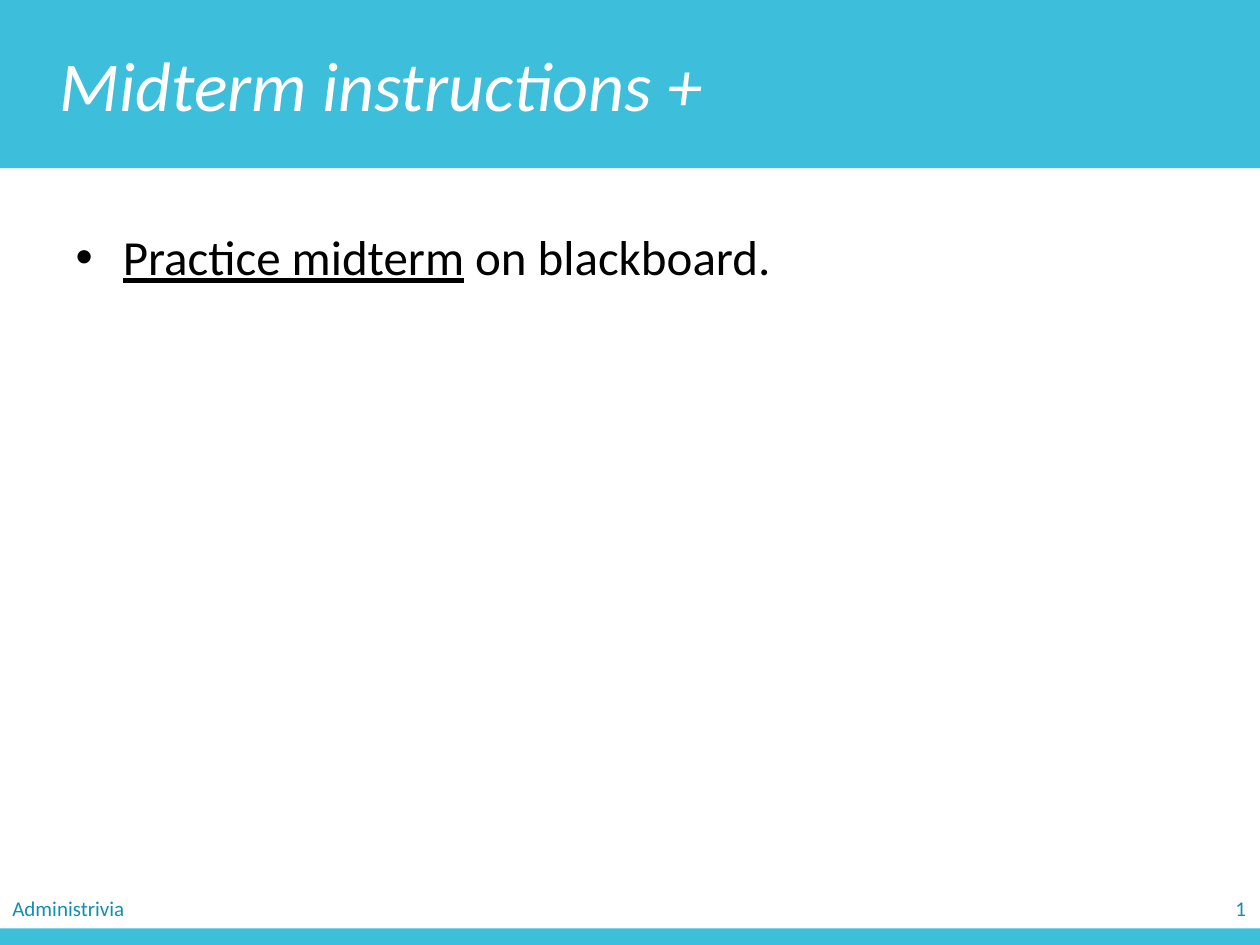
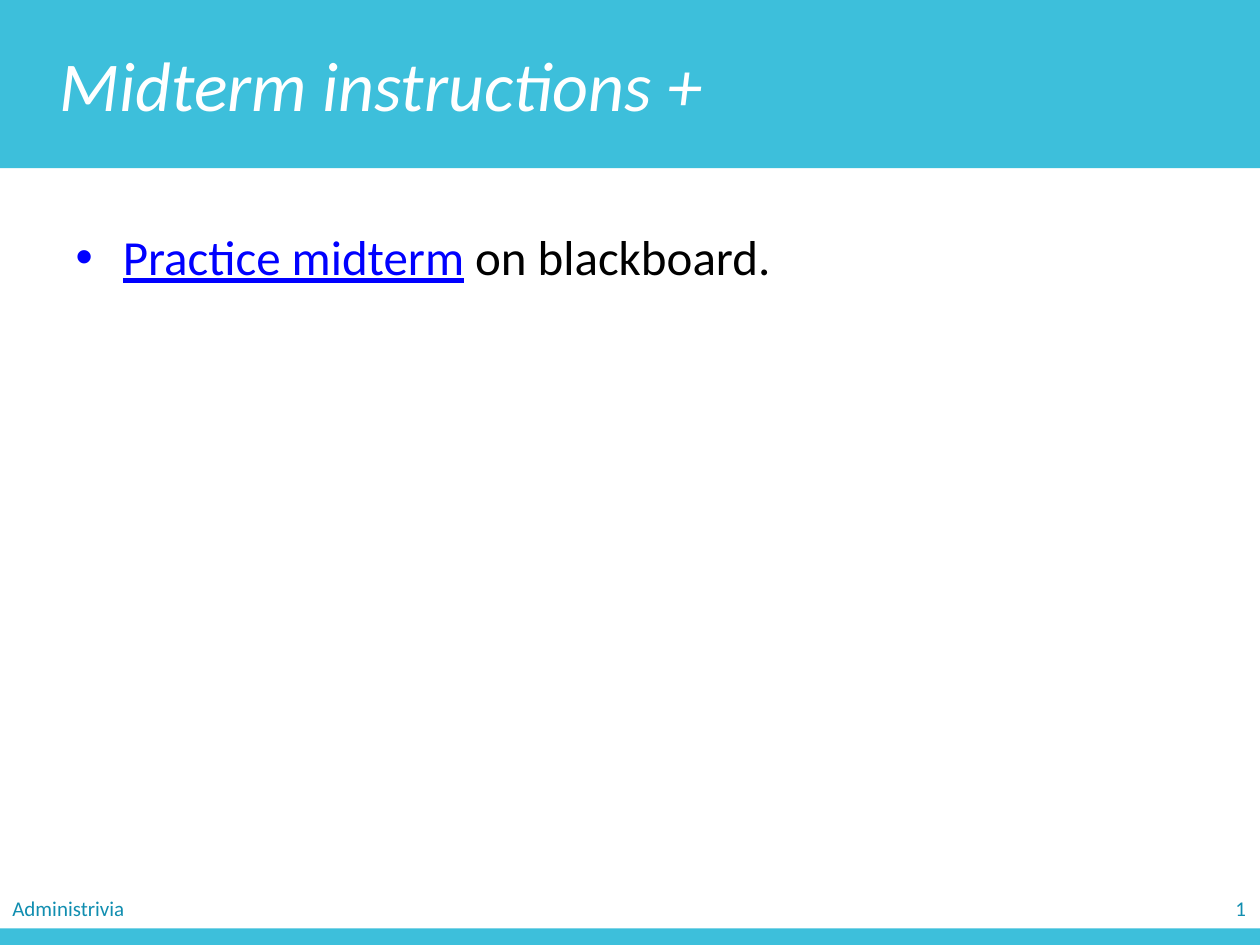
Before and after one commit to zichengliao/zuics101-fa17, a slide deck: slide 3 of lectures/lec11/lec11.pptx. Drawn at 1260x945 pixels with LibreOffice and Linux fonts; fonts in the diff are those of the drawing. Boxes give left, top, right and bottom in pixels: in the first picture for what was removed or moved away, otherwise in the second. Text is boxed around its words. In the diff, an @@ line names an element or a change of style, - is before the commit and + after.

```diff
--- a/lectures/lec11/lec11.pptx
+++ b/lectures/lec11/lec11.pptx
@@ text "Practice midterm on blackboard." at <box>123,241,771,283</box>: text colour #000000 to #0000FF in "Practice midterm" @@
```
Also in this commit, not shown: 29 other slides changed, 1 slide removed, 2 other files.
